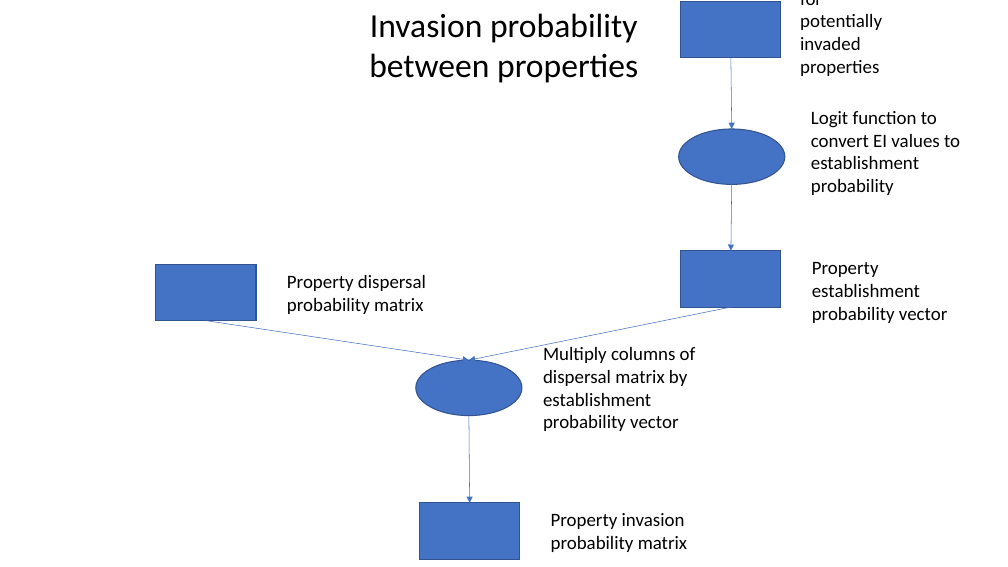
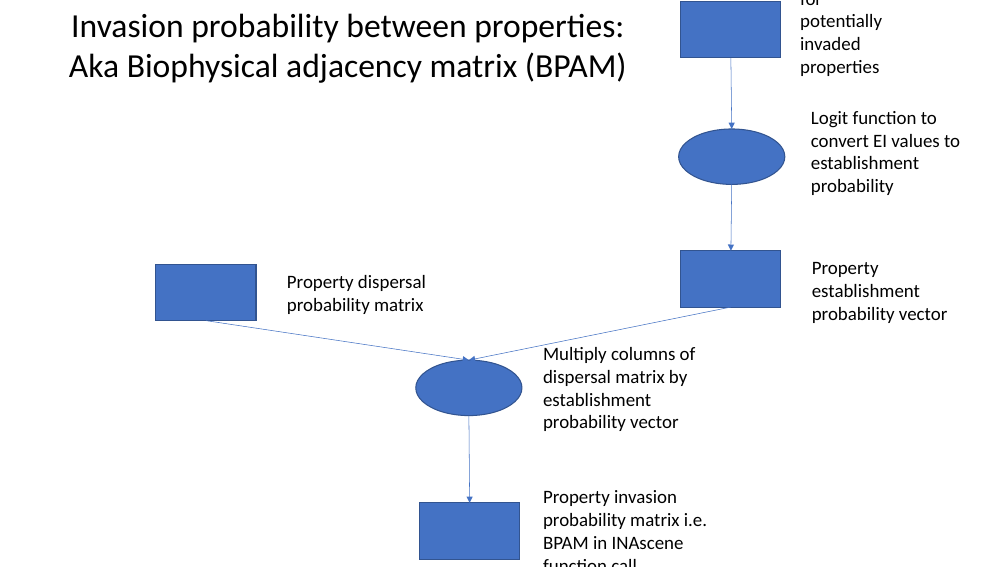
Before and after one commit to manaakiwhenua/SleeperPests, a slide deck: slide 7 of CNGDocumentation/Input generation Flow charts.pptx. Drawn at 1008x567 pixels with LibreOffice and Linux fonts; fonts in the diff are those of the drawing. Boxes give left, top, right and bottom in pixels: in the first picture for what was removed or moved away, otherwise in the second. Text is boxed around its words. In the diff, an @@ line names an element or a change of style, - is before the commit and + after.

```diff
--- a/CNGDocumentation/Input generation Flow charts.pptx
+++ b/CNGDocumentation/Input generation Flow charts.pptx
@@ text at [69,13,627,83]: text changed @@
-Invasion probability between properties
+Invasion probability between properties:
+Aka Biophysical adjacency matrix (BPAM)
@@ text at [543,490,707,549]: text changed @@
-Property invasion probability matrix
+Property invasion probability matrix i.e. BPAM in INAscene function call
```
Also in this commit, not shown: 2 other slides changed, 2 slides added, 1 other file.
